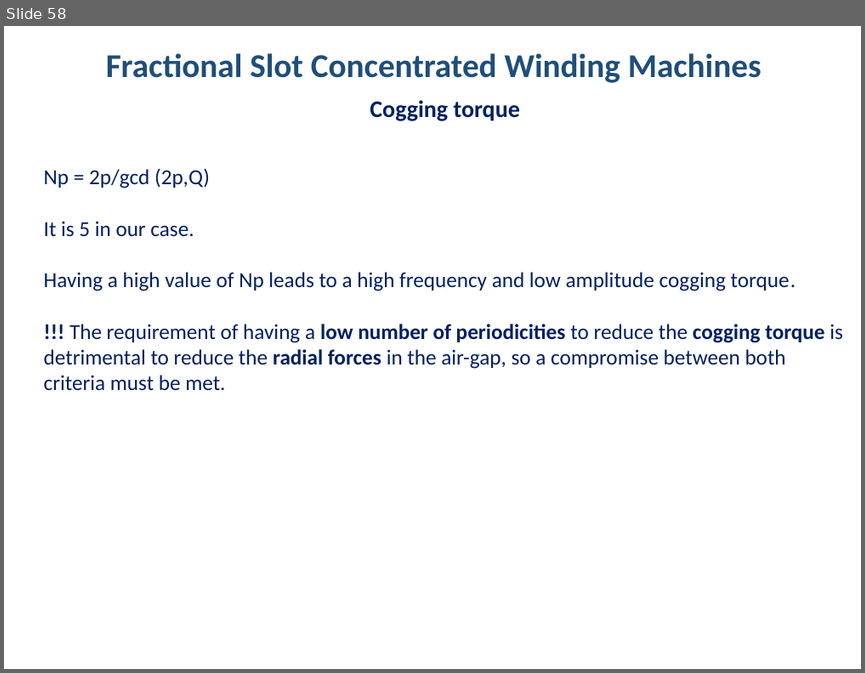
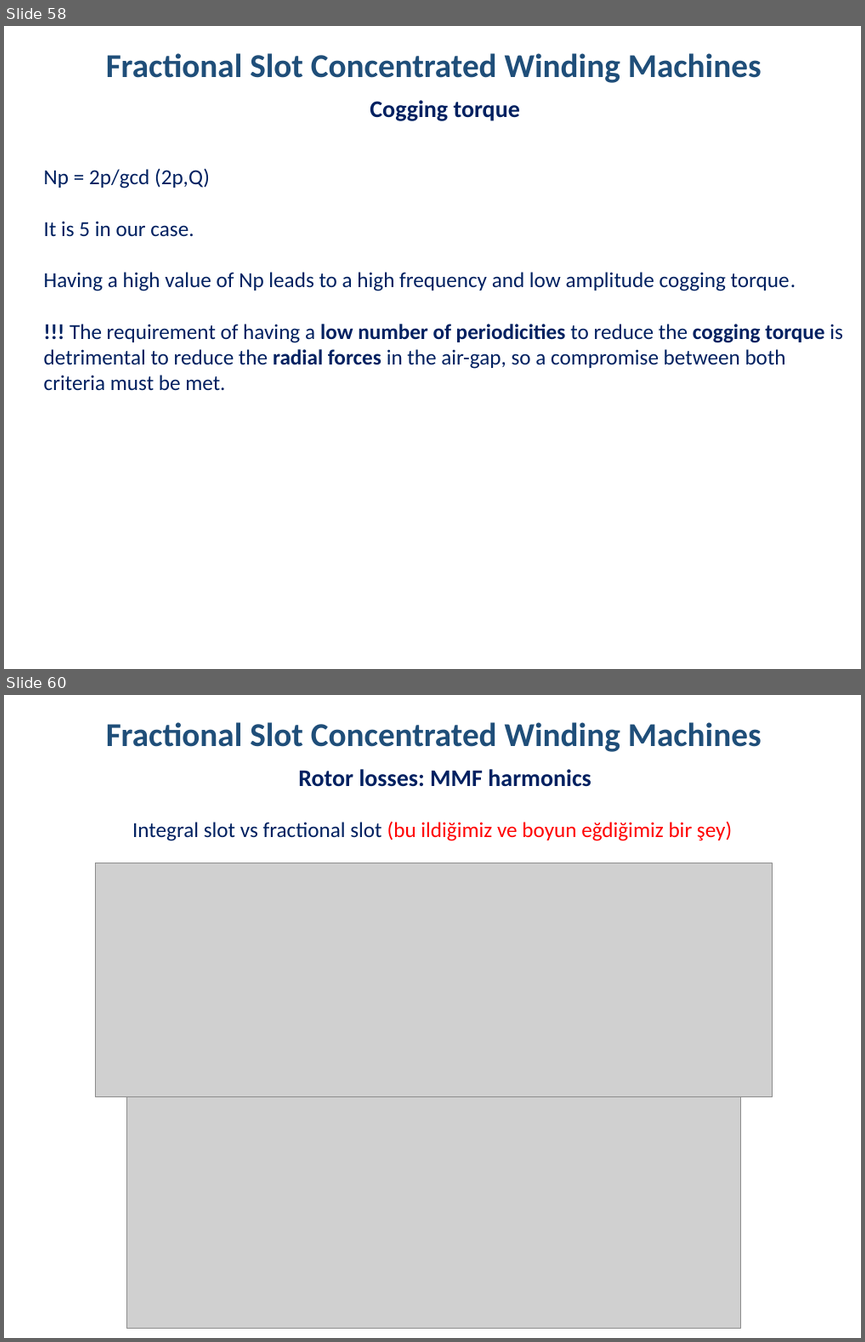
Before and after one commit to hakanpolat/IMMD, a slide deck: Literature/immd_ver2_research.pptx. Shown one above the other, each under a label of ours: slide 58 before the commit, slides 58 and 60 after it; the slides between them are not shown. The pictures are 865x673 and 865x1342 pixels, drawn with LibreOffice and Linux fonts; fonts in the diff are those of the drawing; grey boxes stand for pictures. Boxes give left, top, right and bottom in pixels: in the first picture for what was removed or moved away, otherwise in the second. Text is boxed around its words. In the diff, an @@ line names an element or a change of style, - is before the commit and + after.

```diff
--- a/Literature/immd_ver2_research.pptx
+++ b/Literature/immd_ver2_research.pptx
@@ slide 60 added at bbox=[4, 695, 861, 1338], background #FFFFFF @@
@@ text added at bbox=[106, 722, 761, 752], 28 pt, text #1F4E79, bold @@
+Fractional Slot Concentrated Winding Machines
@@ text added at bbox=[298, 769, 591, 787], 20 pt, text #002060, bold @@
+Rotor losses: MMF harmonics
@@ text added at bbox=[132, 821, 732, 841], 18 pt, text #FF0000 @@
+Integral slot vs fractional slot (bu ildiğimiz ve boyun eğdiğimiz bir şey)
@@ picture added at bbox=[95, 863, 772, 1097] @@
@@ picture added at bbox=[126, 1097, 740, 1328] @@
```
Also in this commit, not shown: 2 slides changed, 6 other slides added, 2 other files.
